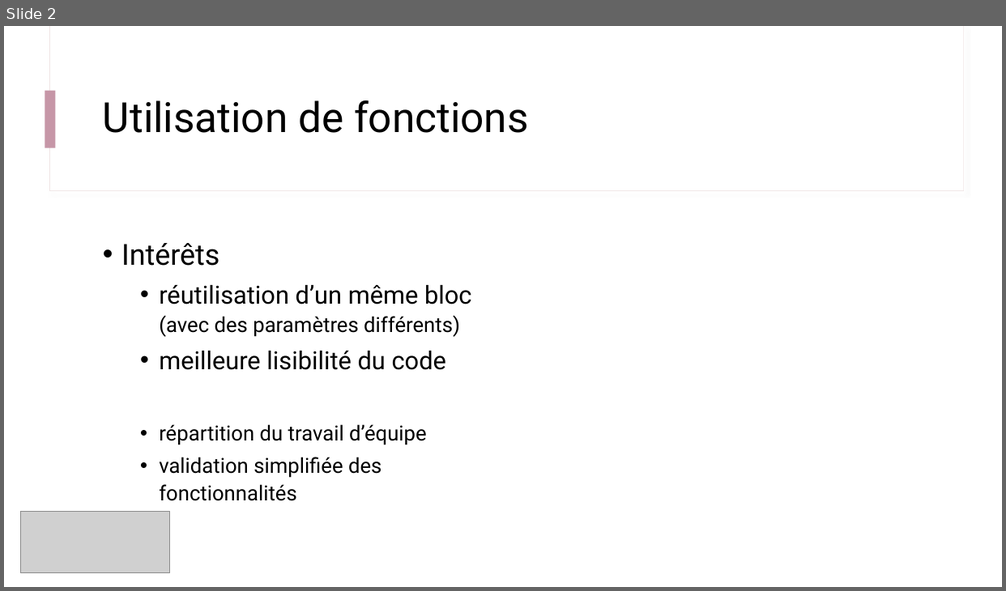
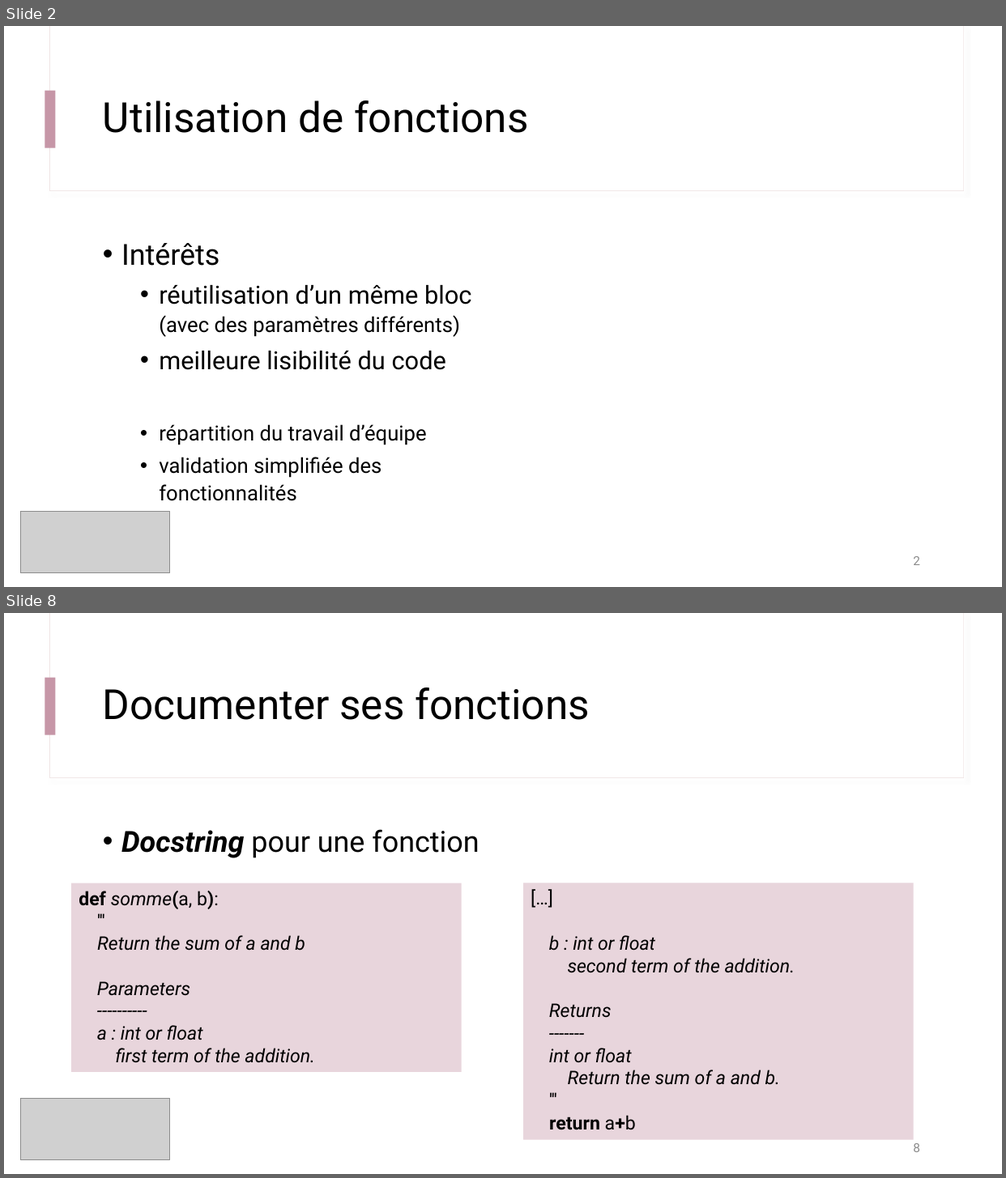
Before and after one commit to IOGS-Digital-Methods/semester-5, a slide deck: s5_outils_numeriques/b1_outils_numeriques/seance1_demistifier_python/B1_2_Fonctions_Modules.pptx. Shown one above the other, each under a label of ours: slide 2 before the commit, slides 2 and 8 after it; the slides between them are not shown. The pictures are 1006x591 and 1006x1178 pixels, drawn with LibreOffice and Linux fonts; fonts in the diff are those of the drawing; grey boxes stand for pictures. Boxes give left, top, right and bottom in pixels: in the first picture for what was removed or moved away, otherwise in the second. Text is boxed around its words. In the diff, an @@ line names an element or a change of style, - is before the commit and + after.

```diff
--- a/s5_outils_numeriques/b1_outils_numeriques/seance1_demistifier_python/B1_2_Fonctions_Modules.pptx
+++ b/s5_outils_numeriques/b1_outils_numeriques/seance1_demistifier_python/B1_2_Fonctions_Modules.pptx
@@ slide 8 added at <box>4,613,1002,1174</box>, background #FFFFFF; not listed: 3 template elements that a slide beside it also shows @@
@@ title added at <box>103,688,590,720</box>, 40 pt, text #000000 @@
+Documenter ses fonctions
@@ text added at <box>121,829,479,858</box>, 28 pt, text #000000 @@
+• Docstring pour une fonction
@@ rectangle added at <box>71,884,462,1072</box>, fill #E8D5DC, 18 pt, text #000000, italic @@
+def somme(a, b):
+'''
+Return the sum of a and b
+Parameters
+----------
+a : int or float
+first term of the addition.
@@ rectangle added at <box>523,884,914,1140</box>, fill #E8D5DC, 18 pt, text #000000, italic @@
+[…]
+b : int or float
+second term of the addition.
+Returns
+-------
+int or float
+Return the sum of a and b.
+'''
+return a+b
@@ picture added at <box>20,1099,170,1161</box> @@
@@ page number added at <box>913,1144,920,1152</box>, 12 pt, text #8C8C8C @@
+8
@@ slide 2 changed as well @@
@@ page number added at <box>913,557,920,565</box>, 12 pt, text #8C8C8C @@
+2
```
Also in this commit, not shown: 2 other slides changed, 7 other slides added, 45 other files.
